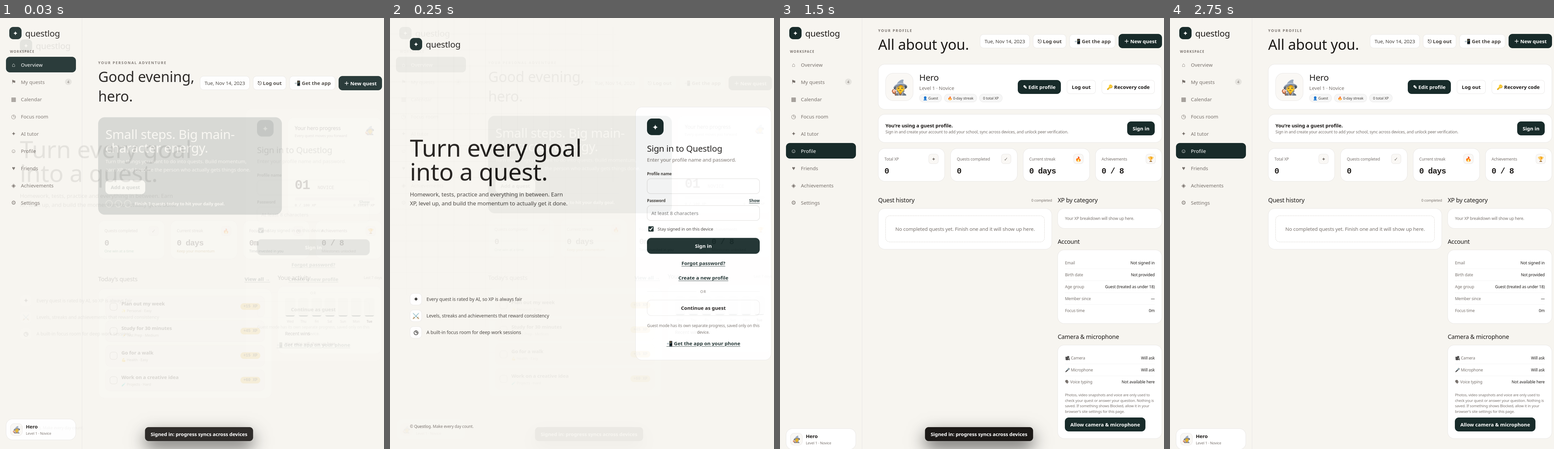
Above: before the commit, frames 1-4 (left to right).
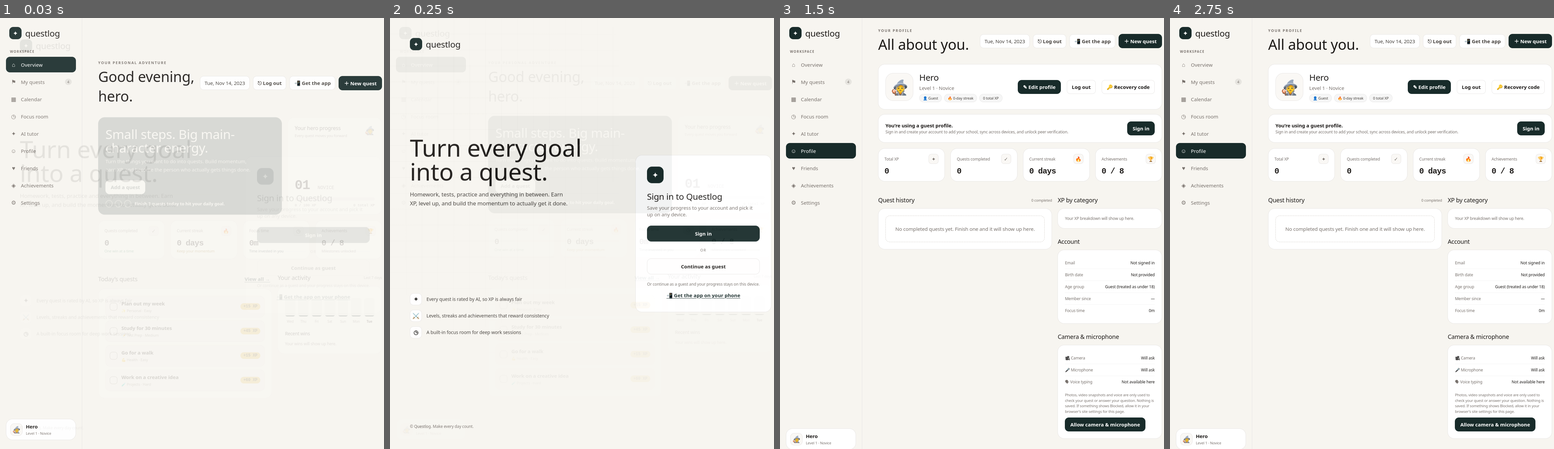
Above: after the commit, the same moments.

Repository: florras/rpg_game_hackathon
Game: browser game, page public/index.html
Two runs of this game, one before a commit and one after it. Both use one fixed random seed, a clock stepped at 60 frames per second and the inputs below.
Inputs:
- Up to frame 1 (0.03 s): no input
- Up to frame 2 (0.25 s): no input
- Up to frame 3 (1.5 s): click "Continue as guest" at 0.27 s; click "🧙 Hero Level 1 · Novice" at 0.52 s; tap Space at 1.1 s
- Up to frame 4 (2.75 s): tap Space at 1.6, 2.1, 2.6 s

The runs differ from the first frame. In frame 1, 1.5% of the frame differs, in the area x 36-68%, y 94-100%; in frame 2, 3.3%, in the area x 66-97%, y 23-77%; in frame 3, 1.5%; in frame 4, nothing differs.

Commit message:
Update index.html

Diff:
--- a/public/index.html
+++ b/public/index.html
@@ -247,7 +247,7 @@
    FIREBASE_CONFIG: leave null = accounts, friends and leaderboard use this site's own server database (shared across all devices).
    Paste your Firebase web config object here = accounts work on ANY device.
    AI_ENDPOINT: '/api/ai' = this site's own server (uses BACKBOARD_API_KEY or ANTHROPIC_API_KEY on Render). */
-const FIREBASE_CONFIG = null;
+// Import the functions you need from the SDKs you need import { initializeApp } from "firebase/app"; import { getAnalytics } from "firebase/analytics"; // TODO: Add SDKs for Firebase products that you want to use // https://firebase.google.com/docs/web/setup#available-libraries  // Your web app's Firebase configuration // For Firebase JS SDK v7.20.0 and later, measurementId is optional const firebaseConfig = {   apiKey: "AIzaSyAaU0bCJaV3sgP-prWnetL6WbOczMcxFPU",   authDomain: "rpg-hackathon.firebaseapp.com",   projectId: "rpg-hackathon",   storageBucket: "rpg-hackathon.firebasestorage.app",   messagingSenderId: "338369757247",   appId: "1:338369757247:web:8b89d06fce3aaa53bcb88a",   measurementId: "G-V890DQF3ZQ" };  // Initialize Firebase const app = initializeApp(firebaseConfig); const analytics = getAnalytics(app);
 const AI_ENDPOINT = '/api/ai';
 (function(){
 const SITE={id:'site',name:'',email:''};
